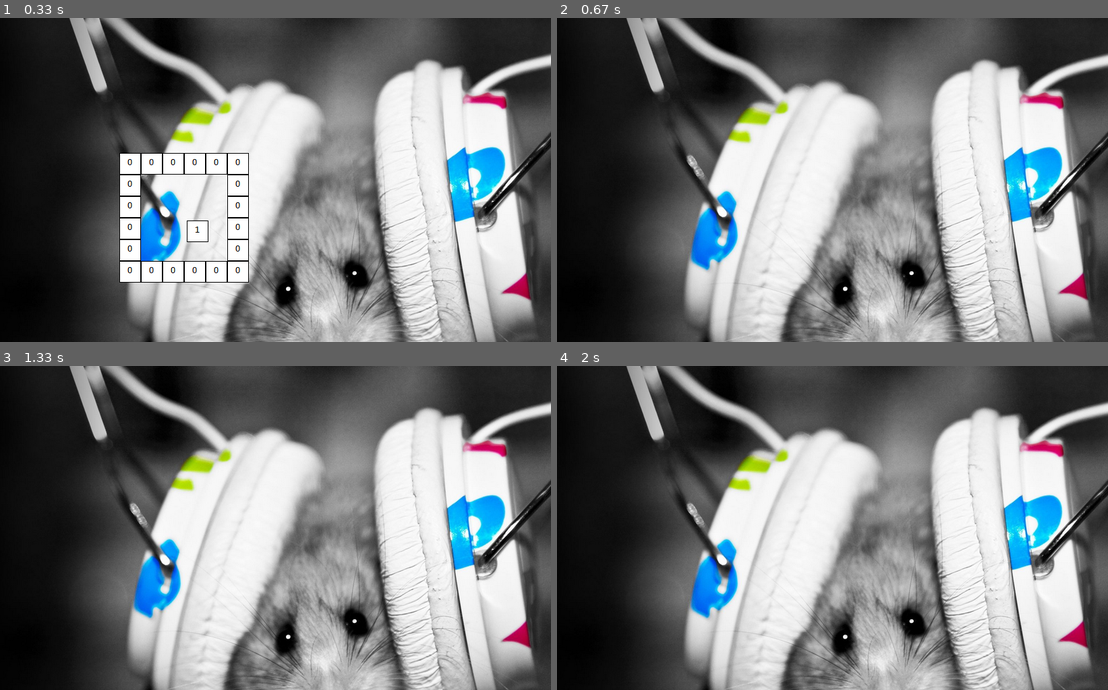
Above: before the commit, frames 1-4 (two rows, left to right).
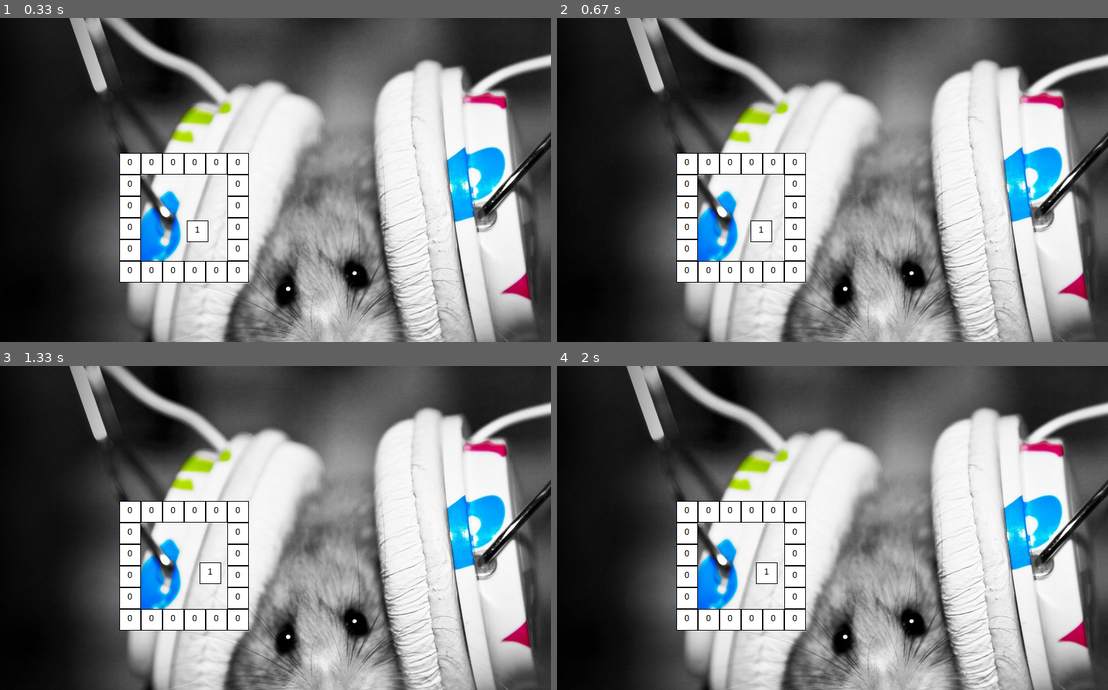
Above: after the commit, the same moments.

Repository: JoKeR0313/gamedev-000
Game: pygame game, started from game/tests/collision_act_loader.py
The game is run twice, just before and just after one commit, with the same random seed, the same clock (stepped at 60 frames per second) and the same inputs.
Inputs:
- Up to frame 1 (0.33 s): no input
- Up to frame 2 (0.67 s): hold Right from 0.33 s (still down)
- Up to frame 3 (1.33 s): release Right at 0.8 s; hold Up 0.83-1.13 s; hold Right from 1.17 s (still down)
- Up to frame 4 (2 s): release Right at 1.63 s; hold Left from 1.67 s (still down)

Frame 1 is identical in both runs. In frame 2, 3.1% of the frame differs, in the area x 21-46%, y 41-82%; in frame 3, 3.1%; in frame 4, 3.1%.

Commit message:
collision check initial testing done

Diff:
--- a/game/collision_object_scene.py
+++ b/game/collision_object_scene.py
@@ -1,15 +1,30 @@
-from cc_object_scene import ccObjectScene
+from cc_scene import ccScene
+from cc_object_scene_file_loader import ccObjectSceneFileLoader
 from cc_globals import ccGlobals
 import pygame
 from pprint import pprint
 import copy
 
 
-class ccCollisionObjectScene(ccObjectScene):
+class ccCollisionObjectScene(ccScene):
 
     def __init__(self):
         super().__init__()
+        self.object_list = []
+        self.rect_list = []
+        self.player = None
         self.type = "ccCollisionObjectScene"
+
+    def load(self, filename):
+        loader = ccObjectSceneFileLoader()
+        loader.process_file(filename)
+        self.object_list = loader.get_objects()
+        self.rect_list = self.get_rects()
+        self.player = self.get_player()
+
+    def draw(self):
+        for obj in self.object_list:
+            obj.draw(ccGlobals.get_renderer())
 
     def step(self, time_passed):
         pressed = pygame.key.get_pressed()
@@ -19,41 +34,50 @@
                 player = obj
                 if pressed[pygame.K_LEFT]:
                     player.position[0] -= 1
-                    self.collision_check(player, "left")
+                    self.update_player()
+                    if self.collision_check():
+                        player.position[0] += 1
                 if pressed[pygame.K_RIGHT]:
                     player.position[0] += 1
-                    self.collision_check(player, "right")
+                    self.update_player()
+                    if self.collision_check():
+                        player.position[0] -= 1
                 if pressed[pygame.K_UP]:
                     player.position[1] -= 1
-                    self.collision_check(player, "up")
+                    self.update_player()
+                    if self.collision_check():
+                        player.position[1] += 1
                 if pressed[pygame.K_DOWN]:
                     obj.position[1] += 1
-                    self.collision_check(player, "down")
+                    self.update_player()
+                    if self.collision_check():
+                        player.position[1] -= 1
 
-    def get_positions(self):
+    def get_rects(self):
+        rects = []
         for obj in self.object_list:
-            obj.active_sprite.rectangle.y = obj.position.y
-            obj.active_sprite.rectangle.x = obj.position.x
+            if obj.id != 200:
+                rect = copy.deepcopy(obj.active_sprite.rectangle)
+                rect.x = obj.position.x
+                rect.y = obj.position.y
+                rects.append(rect)
+        return rects
 
-    def get_object_position(self, obj):
-        obj.active_sprite.rectangle.y = obj.position.y
-        obj.active_sprite.rectangle.x = obj.position.x
+    def get_player(self):
+        for obj in self.object_list:
+            if obj.id == 200:
+                player = copy.deepcopy(obj.active_sprite.rectangle)
+                player.x = obj.position.x
+                player.y = obj.position.y
+                return player
 
-    def collision_check(self, player, direction):
-        x = 0
+    def update_player(self):
         for obj in self.object_list:
-            self.get_object_position(obj)
-            if obj.id != 200:
-                if player.active_sprite.rectangle.colliderect(obj.active_sprite.rectangle):
-                    print(direction + ":\033[91mcollision true\033[0m")
-                    print("-----------------------------------------")
-                    print("player object and rectangle coordinates")
-                    print("player position: ", player.position)
-                    print("player rectangle: ", player.active_sprite.rectangle)
-                    print("-----------------------------------------")
-                    print("-----------------------------------------")
-                    print(x, ". obstacle object and rectangle coordinates")
-                    print("obstacle position: ", obj.position)
-                    print("obstacle rectangle: ", obj.active_sprite.rectangle)
-                    print("-----------------------------------------")
-            x += 1
+            if obj.id == 200:
+                self.player.x = obj.position.x
+                self.player.y = obj.position.y
+
+    def collision_check(self):
+        for rect in self.rect_list:
+            if self.player.colliderect(rect):
+                return True
